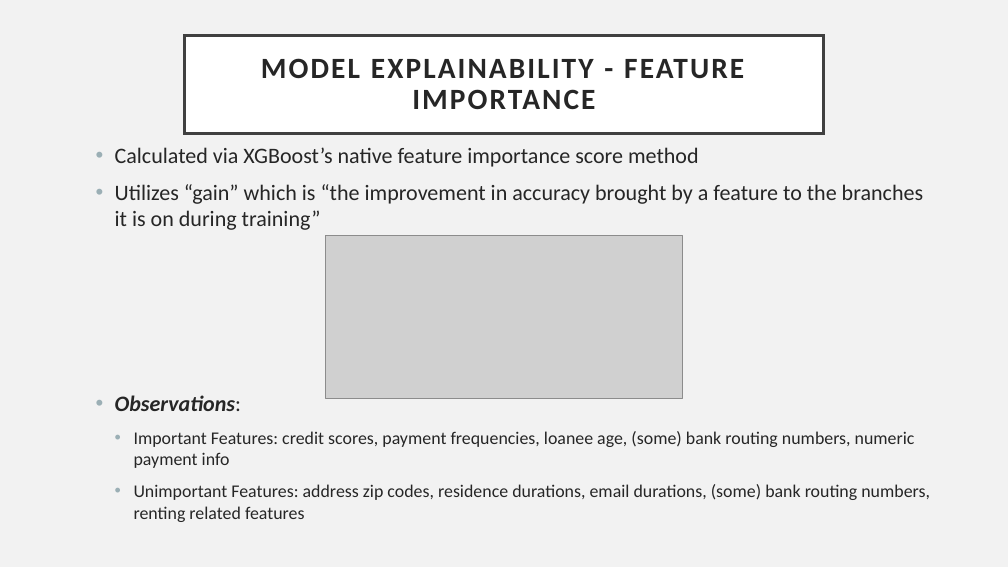
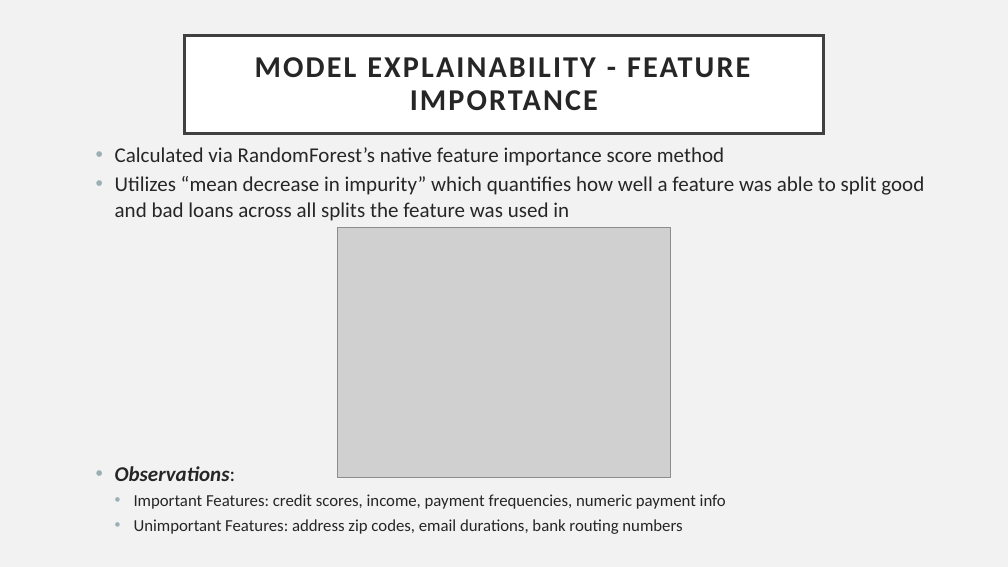
Before and after one commit to jaredandrews97/Sample-Project-BlastPoint, a slide deck: slide 14 of report/Blastpoint Presentation.pptx. Drawn at 1008x567 pixels with LibreOffice and Linux fonts; fonts in the diff are those of the drawing; grey boxes stand for pictures. Boxes give left, top, right and bottom in pixels: in the first picture for what was removed or moved away, otherwise in the second. Text is boxed around its words. In the diff, an @@ line names an element or a change of style, - is before the commit and + after.

```diff
--- a/report/Blastpoint Presentation.pptx
+++ b/report/Blastpoint Presentation.pptx
@@ title "MODEL EXPLAINABILITY - FEATURE IMPORTANCE" at box(185, 36, 823, 134): size 28 to 28.8 pt @@
@@ text at box(115, 147, 924, 221): text changed; size 21 to 20 pt @@
-  • Calculated via XGBoost’s native feature importance score method
-  • Utilizes “gain” which is “the improvement in accuracy brought by a feature to the branches it is on during training”
+  • Calculated via RandomForest’s native feature importance score method
+  • Utilizes “mean decrease in impurity” which quantifies how well a feature was able to split good and bad loans across all splits the feature was used in
@@ picture: place and size @@
-picture at box(326, 235, 683, 398)
+picture at box(338, 228, 671, 477)
@@ text at box(115, 466, 236, 481): size 21 to 20 pt in "Observations:"; less space between paragraphs @@
@@ text at box(134, 494, 726, 534): text changed; size 17 to 16 pt @@
-    • Important Features: credit scores, payment frequencies, loanee age, (some) bank routing numbers, numeric payment info
-    • Unimportant Features: address zip codes, residence durations, email durations, (some) bank routing numbers, renting related features
+    • Important Features: credit scores, income, payment frequencies, numeric payment info
+    • Unimportant Features: address zip codes, email durations, bank routing numbers
```
Also in this commit, not shown: 13 other slides changed, 4 slides added, 1 slide removed, 2 other files.
